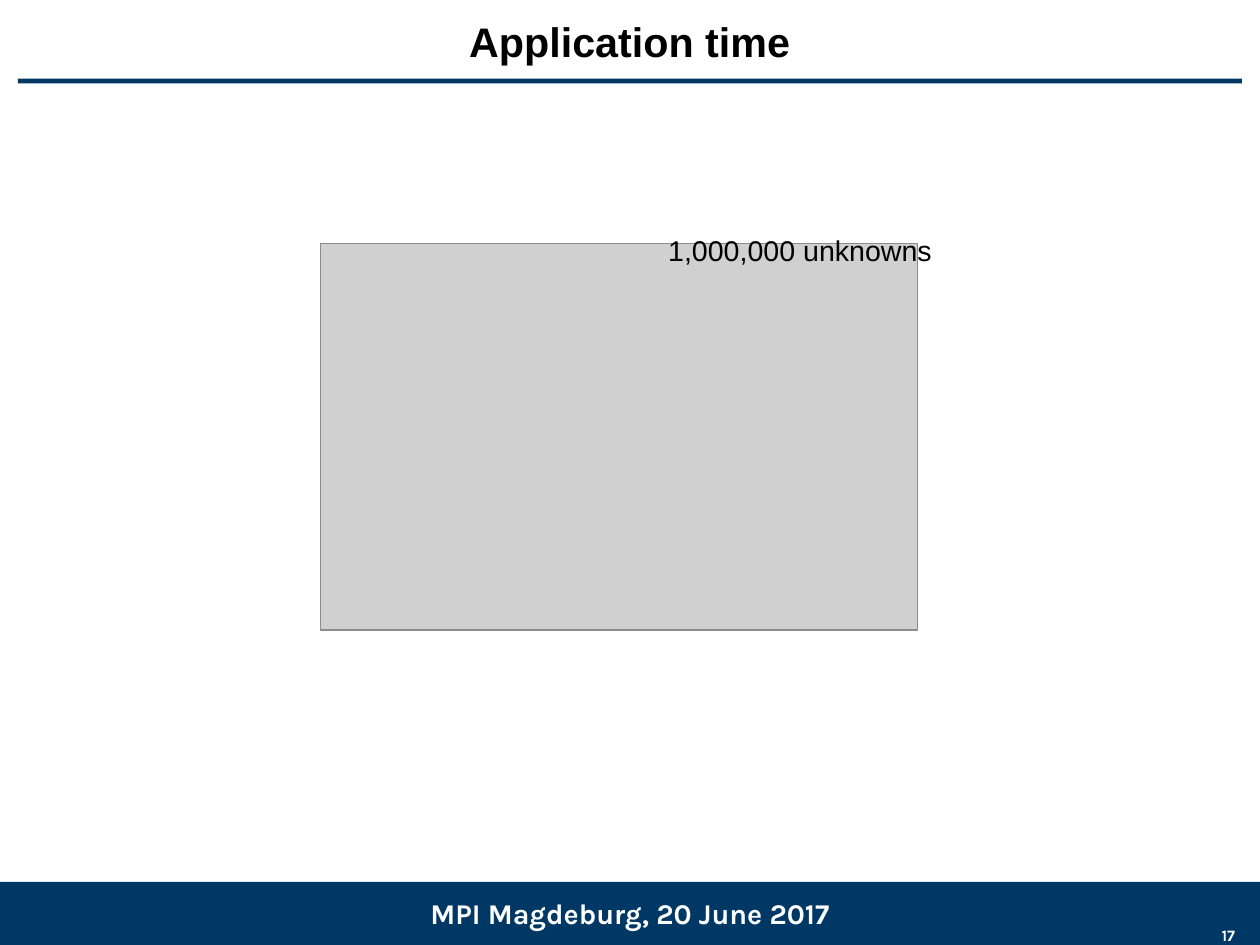
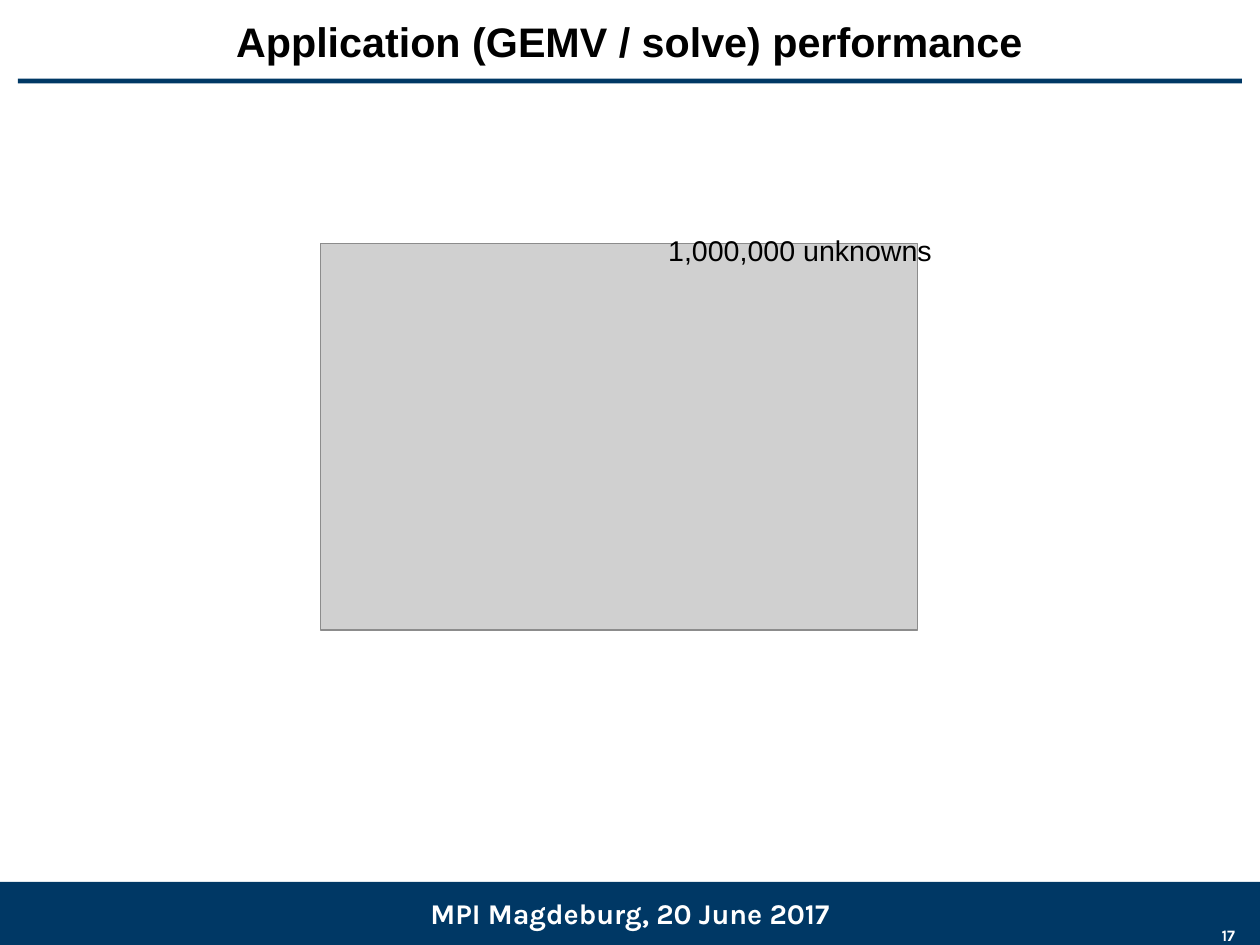
Before and after one commit to gflegar/talks, a slide deck: slide 17 of mpi_magdeburg_2017_06/slides.odp. Drawn at 1260x945 pixels with LibreOffice and Linux fonts; fonts in the diff are those of the drawing; grey boxes stand for pictures; background and template pictures are left out. Boxes give left, top, right and bottom in pixels: in the first picture for what was removed or moved away, otherwise in the second. Text is boxed around its words. In the diff, an @@ line names an element or a change of style, - is before the commit and + after.

Commit message:
Finish text for MPI

```diff
--- a/mpi_magdeburg_2017_06/slides.odp
+++ b/mpi_magdeburg_2017_06/slides.odp
@@ title at (236,27,1022,65): text changed @@
-Application time
+Application (GEMV / solve) performance
```
Also in this commit, not shown: 13 other slides changed, 3 slides added, 2 slides removed.
